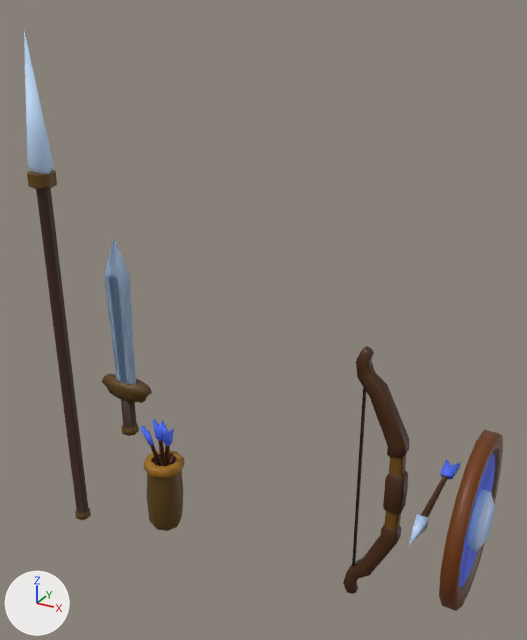
One commit to the FBX model Assets/Models/Equipments.fbx: the scene before it, then after it.
Both versions are drawn from a 50 mm camera at (0.92, -1.6, 1.74) aimed at (0.01, 0.05, 0.92). Arrows for +X, +Y and +Z are at lower left; the lights stay in place. The picture after the commit comes second. Where no turn or scale is listed for an object, it has been applied to the vertices.

In view in the first picture: 'Arrow', 'Bow', 'Quiver', 'Shield', 'Spear', 'Sword'.
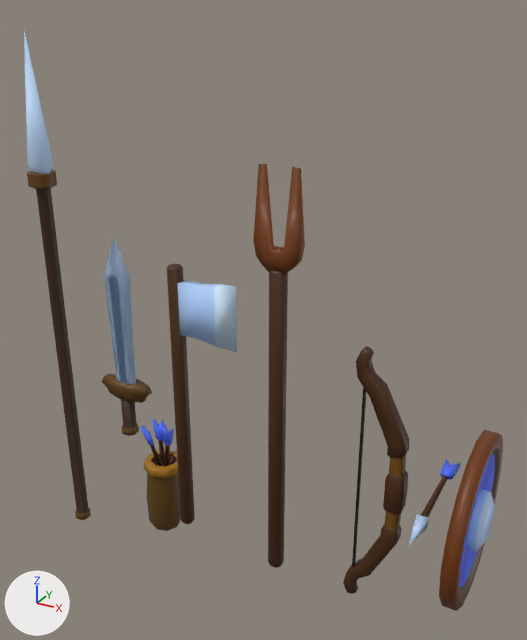
Pixel boxes (x1, y1, x2, y2) of what changed, in the pictures (527 x 640 px):
```json
{"object": "PeasantFork", "change": "added", "after": [253, 164, 305, 568], "on screen": "brown"}
{"object": "LumberAxe", "change": "added", "after": [167, 264, 237, 524]}
```

Edits to the scene script, one JSON object a line:
```json
{"op": "add", "block": "me_cube_020", "code": ["me_cube_020 = bpy.data.meshes.new('Cube.020')", "me_cube_020.from_pydata(...)  # 74 vertices, 140 faces; spans x -0.066..0.067, y -0.022..0.022, z -0.279..0.957", "me_cube_020.materials.append(mat_palette)  # picture img_colorpalettetexture_png"]}
{"op": "add", "block": "me_cube_019", "code": ["me_cube_019 = bpy.data.meshes.new('Cube.019')", "me_cube_019.from_pydata(...)  # 46 vertices, 84 faces; spans x -0.021..0.2, y -0.021..0.021, z -0.231..0.654", "me_cube_019.materials.append(mat_palette)  # picture img_colorpalettetexture_png"]}
{"op": "add", "block": "ob_peasantfork", "code": ["ob_peasantfork = bpy.data.objects.new('PeasantFork', me_cube_020)", "ob_peasantfork.location = (0.092, -0.023, 0.417)"]}
{"op": "add", "block": "ob_lumberaxe", "code": ["ob_lumberaxe = bpy.data.objects.new('LumberAxe', me_cube_019)", "ob_lumberaxe.location = (-0.235, -0.023, 0.407)"]}
```
